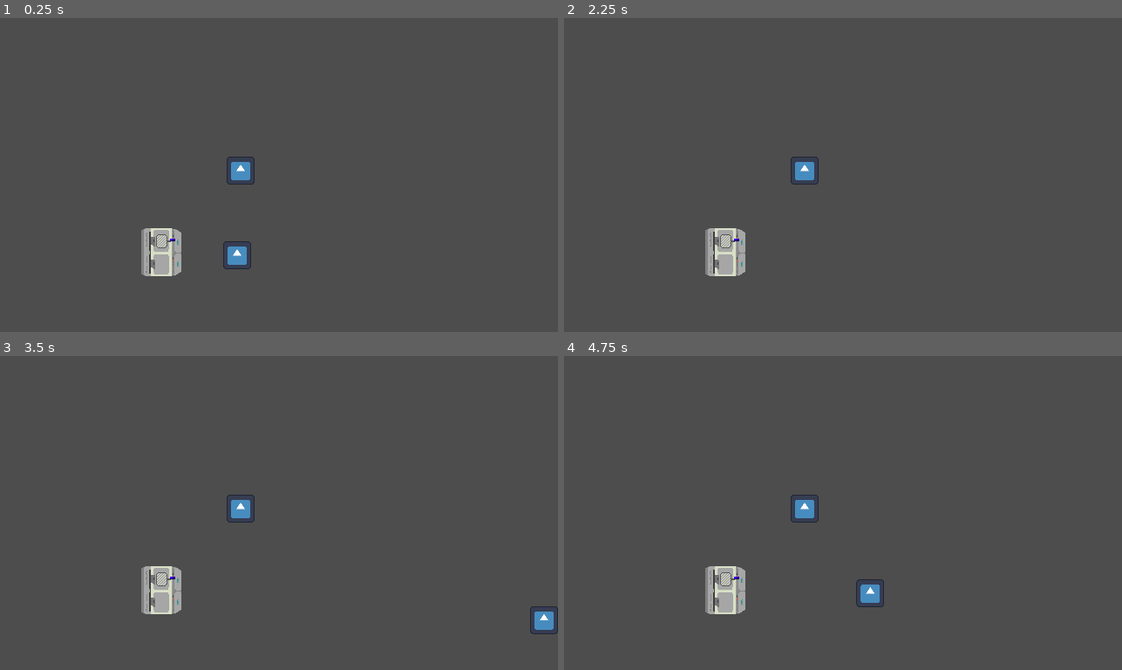
Above: before the commit, frames 1-4 (two rows, left to right).
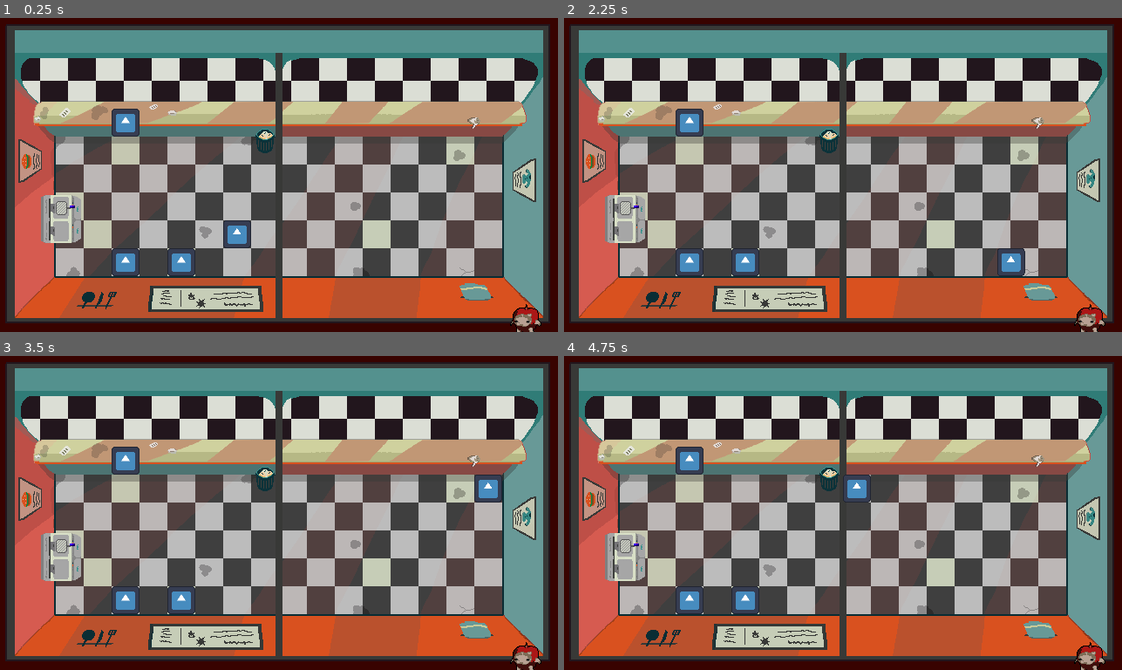
Above: after the commit, the same moments.

Repository: ElJulioGG/GHOST-GAME
Game: Godot game, scene res://scenes/test.tscn
The game is run twice, just before and just after one commit, with the same random seed, the same clock (stepped at 60 frames per second) and the same inputs. The project has no main scene, so this scene is started directly. The engine's default icon, where the game draws it, is replaced by a stand-in: a white triangle on a blue panel in a dark square.
Inputs:
- Up to frame 1 (0.25 s): no input
- Up to frame 2 (2.25 s): tap Enter at 0.5 s; hold Right (move_right) 0.53-1.28 s; tap E (interaction) at 0.6, 1.35, 2.1 s; hold Down (move_down) 1.28-2.03 s; hold Right (move_right) from 2.03 s (still down)
- Up to frame 3 (3.5 s): tap Space at 2.75 s; release Right (move_right) at 2.78 s; hold Up (move_up) from 2.78 s (still down); tap E (interaction) at 2.85 s
- Up to frame 4 (4.75 s): release Up (move_up) at 3.53 s; hold Left (move_left) from 3.53 s (still down); tap E (interaction) at 3.6, 4.35 s

The runs differ from the first frame. In frame 1, 77% of the frame differs, in the area x 0-100%, y 0-100%; in frame 2, 77%; in frame 3, 77%; in frame 4, 77%.

Commit message:
retoques para minjuegos

Diff:
--- a/ghostgame/primitive_minigame.gd
+++ /dev/null
@@ -1,33 +0,0 @@
-extends Node2D
-
-@export_category("nodos necesarios")
-@export var _excededTimer: Timer
-@export var _completedTimer: Timer
-@export var _xButton: Button
-@export var _heladoButton: Button
-
-func _on_button_2_button_up() -> void:
-	print("dejado de presionar")
-	print(_excededTimer.time_left)
-	_excededTimer.paused = true
-	_completedTimer.paused = true
-
-
-func _on_button_2_button_down() -> void:
-	_excededTimer.start()
-	_completedTimer.start()
-	print("helado")
-
-
-func _on_progress_timer_timeout() -> void:
-	print("chorreao")
-	_heladoButton.disabled = true
-
-
-
-func _on_completed_timer_timeout() -> void:
-	print("helado lleno") # Replace with function body.
-
-
-func _on_x_button_pressed() -> void:
-	pass # Replace with function body.
--- a/ghostgame/project.godot
+++ b/ghostgame/project.godot
@@ -22,7 +22,7 @@
 
 window/size/viewport_width=640
 window/size/viewport_height=360
-window/size/mode=4
+window/size/mode=1
 window/size/resizable=false
 window/stretch/mode="canvas_items"
 
--- a/ghostgame/scenes/button.gd
+++ /dev/null
@@ -1,5 +0,0 @@
-extends Button
-@onready var overlay_screen = $Overlay
-
-func isPressed():
-	overlay_screen.hide();
--- /dev/null
+++ b/ghostgame/scenes/interactables/burgertory/burger_stand.tscn
@@ -0,0 +1,36 @@
+[gd_scene load_steps=6 format=3 uid="uid://bbsufspuw6h2y"]
+
+[ext_resource type="Script" uid="uid://dprft56vqf56a" path="res://scenes/interactables/burgertory/burger_stand_extension.gd" id="1_350r3"]
+[ext_resource type="PackedScene" uid="uid://smhr0ykk4md0" path="res://scenes/minigames/burger_mingame.tscn" id="2_g4ga3"]
+[ext_resource type="Texture2D" uid="uid://c2vrxx51010m6" path="res://icon.svg" id="3_rpib4"]
+
+[sub_resource type="RectangleShape2D" id="RectangleShape2D_i8ya4"]
+size = Vector2(30, 30)
+
+[sub_resource type="SpriteFrames" id="SpriteFrames_i8ya4"]
+animations = [{
+"frames": [{
+"duration": 1.0,
+"texture": ExtResource("3_rpib4")
+}],
+"loop": true,
+"name": &"default",
+"speed": 5.0
+}]
+
+[node name="BurgerStand" type="Area2D"]
+collision_layer = 2
+script = ExtResource("1_350r3")
+_minigameScene = ExtResource("2_g4ga3")
+
+[node name="InteractableHitbox" type="CollisionShape2D" parent="."]
+position = Vector2(0, -32)
+shape = SubResource("RectangleShape2D_i8ya4")
+debug_color = Color(0.298042, 0.0531237, 0, 0.42)
+
+[node name="InteractableAnimsprite" type="AnimatedSprite2D" parent="."]
+scale = Vector2(0.25, 0.25)
+sprite_frames = SubResource("SpriteFrames_i8ya4")
+
+[connection signal="body_entered" from="." to="." method="_on_body_entered"]
+[connection signal="body_exited" from="." to="." method="_on_body_exited"]
--- /dev/null
+++ b/ghostgame/scenes/interactables/burgertory/burger_stand_extension.gd
@@ -0,0 +1,36 @@
+extends Interactable
+
+@export_category("Burger stand")
+@export var _minigameScene : PackedScene
+var _minigameRef = null
+
+func _call_burger_minigame() -> void:
+	if globalScript._currentPlayer._currentPickup != null:
+		return
+
+	globalScript._currentPlayer._canAct = false
+	print("calling burger minigame...")
+
+	var newMinigame = _minigameScene.instantiate()
+	self.add_child(newMinigame)
+	_minigameRef = newMinigame
+	_minigameRef._interactableParent = self
+	_minigameRef.global_position = Vector2(144,280)
+
+func _burger_minigame_over(value : int)-> void:
+
+	match value:
+		0:
+			print("nada pasa!")
+		1:
+			print("minijuego bueno")
+		2:
+			print("minijuego malo")
+
+	self.remove_child(_minigameRef)
+	_minigameRef.queue_free()
+	globalScript._currentPlayer._canAct = true
+	_canInteract = true
+
+func _ready() -> void:
+	_whenInteracted = _call_burger_minigame
--- a/ghostgame/scenes/interactables/burgertory/fryer_extension.gd
+++ b/ghostgame/scenes/interactables/burgertory/fryer_extension.gd
@@ -4,17 +4,17 @@
 @export var _fryTimer : Timer
 @export var _burnTimer : Timer
 
-@export var _onTime : bool = true
+@export var _onTime : bool = false
 
 func _start_frying() -> void:
 	_animSprite.play("frying")
-	_onTime = true
 	_fryTimer.start()
 	# instantiate progress bar, give it same time as fry timer
 
 func _on_fryer_timer_timeout() -> void:
 	_animSprite.play("goodFries")
 	_burnTimer.start()
+	_onTime = true
 	_whenInteracted = _pickup_fries
 	_canInteract = true
 
--- /dev/null
+++ b/ghostgame/scenes/interactables/burgertory/icecream_machine.tscn
@@ -0,0 +1,36 @@
+[gd_scene load_steps=6 format=3 uid="uid://ddigs7cuc7snn"]
+
+[ext_resource type="Script" uid="uid://o0g2561np48k" path="res://scenes/interactables/burgertory/icecream_machine_extension.gd" id="1_hxouw"]
+[ext_resource type="Texture2D" uid="uid://c2vrxx51010m6" path="res://icon.svg" id="2_5tqog"]
+[ext_resource type="PackedScene" uid="uid://dmdr3rcdoig81" path="res://scenes/minigames/icecream_minigame.tscn" id="2_s3ahi"]
+
+[sub_resource type="RectangleShape2D" id="RectangleShape2D_i8ya4"]
+size = Vector2(30, 30)
+
+[sub_resource type="SpriteFrames" id="SpriteFrames_i8ya4"]
+animations = [{
+"frames": [{
+"duration": 1.0,
+"texture": ExtResource("2_5tqog")
+}],
+"loop": true,
+"name": &"default",
+"speed": 5.0
+}]
+
+[node name="IceCreamMachine" type="Area2D"]
+collision_layer = 2
+script = ExtResource("1_hxouw")
+_minigameScene = ExtResource("2_s3ahi")
+
+[node name="InteractableHitbox" type="CollisionShape2D" parent="."]
+position = Vector2(0, -32)
+shape = SubResource("RectangleShape2D_i8ya4")
+debug_color = Color(0.922405, 0.733445, 0.573057, 0.42)
+
+[node name="InteractableAnimsprite" type="AnimatedSprite2D" parent="."]
+scale = Vector2(0.25, 0.25)
+sprite_frames = SubResource("SpriteFrames_i8ya4")
+
+[connection signal="body_entered" from="." to="." method="_on_body_entered"]
+[connection signal="body_exited" from="." to="." method="_on_body_exited"]
--- /dev/null
+++ b/ghostgame/scenes/interactables/burgertory/icecream_machine_extension.gd
@@ -0,0 +1,36 @@
+extends Interactable
+
+@export_category("Icecream Machine")
+@export var _minigameScene : PackedScene
+var _minigameRef = null
+
+func _call_icecream_minigame() -> void:
+	if globalScript._currentPlayer._currentPickup != null:
+		return
+
+	globalScript._currentPlayer._canAct = false
+	print("calling icecream minigame...")
+
+	var newMinigame = _minigameScene.instantiate()
+	self.add_child(newMinigame)
+	_minigameRef = newMinigame
+	_minigameRef._interactableParent = self
+
+
+func _icecream_minigame_over(value : int) -> void:
+
+	match value:
+		0:
+			print("nada pasa!")
+		1:
+			print("minijuego bueno")
+		2:
+			print("minijuego malo")
+
+	self.remove_child(_minigameRef)
+	_minigameRef.queue_free()
+	globalScript._currentPlayer._canAct = true
+	_canInteract = true
+
+func _ready() -> void:
+	_whenInteracted = _call_icecream_minigame
--- /dev/null
+++ b/ghostgame/scenes/interactables/trashcan/trashcan.tscn
@@ -0,0 +1,41 @@
+[gd_scene load_steps=5 format=3 uid="uid://c5s8cnpcmkixs"]
+
+[ext_resource type="Script" uid="uid://dyqd00her1l30" path="res://scenes/interactables/trashcan/trashcan_extension.gd" id="1_rv8qf"]
+[ext_resource type="Texture2D" uid="uid://dupa8ojs7qbnm" path="res://Assets/burgatorio-borrador/otros/basuraa.png" id="2_rv8qf"]
+
+[sub_resource type="RectangleShape2D" id="RectangleShape2D_i8ya4"]
+size = Vector2(30, 30)
+
+[sub_resource type="SpriteFrames" id="SpriteFrames_rv8qf"]
+animations = [{
+"frames": [{
+"duration": 1.0,
+"texture": ExtResource("2_rv8qf")
+}],
+"loop": true,
+"name": &"default",
+"speed": 5.0
+}]
+
+[node name="TrashCan" type="Area2D"]
+collision_layer = 2
+script = ExtResource("1_rv8qf")
+
+[node name="InteractableHitbox" type="CollisionShape2D" parent="."]
+position = Vector2(32, 0)
+shape = SubResource("RectangleShape2D_i8ya4")
+debug_color = Color(0.995197, 0, 0.209435, 0.42)
+
+[node name="InteractableHitbox2" type="CollisionShape2D" parent="."]
+position = Vector2(0, 32)
+shape = SubResource("RectangleShape2D_i8ya4")
+debug_color = Color(0.995197, 0, 0.209435, 0.42)
+
+[node name="InteractableAnimsprite" type="AnimatedSprite2D" parent="."]
+texture_filter = 1
+position = Vector2(-11, 0)
+rotation = -1.5708
+sprite_frames = SubResource("SpriteFrames_rv8qf")
+
+[connection signal="body_entered" from="." to="." method="_on_body_entered"]
+[connection signal="body_exited" from="." to="." method="_on_body_exited"]
--- /dev/null
+++ b/ghostgame/scenes/interactables/trashcan/trashcan_extension.gd
@@ -0,0 +1,12 @@
+extends Interactable
+
+
+func _recieve_trash():
+	if globalScript._currentPlayer._currentPickup != null:
+		globalScript._currentPlayer.remove_child(globalScript._currentPlayer._currentPickup)
+		globalScript._currentPlayer._currentPickup = null
+
+	_canInteract = true
+
+func _ready() -> void:
+	_whenInteracted = _recieve_trash
--- a/ghostgame/scenes/make_burguer.tscn
+++ b/ghostgame/scenes/minigames/burger_mingame.tscn
@@ -1,9 +1,12 @@
-[gd_scene load_steps=2 format=3 uid="uid://smhr0ykk4md0"]
+[gd_scene load_steps=3 format=3 uid="uid://smhr0ykk4md0"]
 
-[ext_resource type="Script" uid="uid://fuds11c1uutg" path="res://make_burguer.gd" id="1_ji5cu"]
+[ext_resource type="Script" uid="uid://fuds11c1uutg" path="res://scenes/minigames/burger_minigame_script.gd" id="1_h8i3f"]
+
+[sub_resource type="StyleBoxFlat" id="StyleBoxFlat_ji5cu"]
+bg_color = Color(0, 0, 0, 1)
 
 [node name="makeBurguer" type="Node2D" node_paths=PackedStringArray("_excededTimer", "_completedTimer", "_xButton", "_cookButton", "_hambButton", "_lechuButton", "_tomButton", "_quesButton")]
-script = ExtResource("1_ji5cu")
+script = ExtResource("1_h8i3f")
 _excededTimer = NodePath("QuemadoTimer")
 _completedTimer = NodePath("CocidoTimer")
 _xButton = NodePath("XButton")
@@ -12,6 +15,20 @@
 _lechuButton = NodePath("Lechuga")
 _tomButton = NodePath("Tomate")
 _quesButton = NodePath("Queso")
+
+[node name="Panel" type="Panel" parent="."]
+offset_left = -10.0
+offset_top = -10.0
+offset_right = 849.0
+offset_bottom = 489.0
+
+[node name="Panel2" type="Panel" parent="Panel"]
+layout_mode = 0
+offset_left = 110.0
+offset_top = 60.0
+offset_right = 526.0
+offset_bottom = 316.0
+theme_override_styles/panel = SubResource("StyleBoxFlat_ji5cu")
 
 [node name="QuemadoTimer" type="Timer" parent="."]
 wait_time = 18.0
--- a/ghostgame/make_burguer.gd
+++ b/ghostgame/scenes/minigames/burger_minigame_script.gd
@@ -11,6 +11,7 @@
 @export var _quesButton: Button
 
 var compl = 0
+var _interactableParent : Interactable
 
 var ingredientes: Array[String] = ["tomate", "queso", "hamburguesa", "lechuga"]
 var lista: Array[String] = []
--- /dev/null
+++ b/ghostgame/scenes/minigames/icecream_minigame.tscn
@@ -0,0 +1,59 @@
+[gd_scene load_steps=3 format=3 uid="uid://dmdr3rcdoig81"]
+
+[ext_resource type="Script" uid="uid://bmpxy73qbhunb" path="res://scenes/minigames/icecream_minigame_script.gd" id="1_dq53i"]
+
+[sub_resource type="StyleBoxFlat" id="StyleBoxFlat_gnnud"]
+bg_color = Color(0, 0, 0, 1)
+
+[node name="PrimitiveMinigame" type="Node2D" node_paths=PackedStringArray("_excededTimer", "_completedTimer", "_closeButton", "_fillButton")]
+script = ExtResource("1_dq53i")
+_excededTimer = NodePath("ExcededTimer")
+_completedTimer = NodePath("CompletedTimer")
+_closeButton = NodePath("CanvasLayer/Panel/Panel/CloseButton")
+_fillButton = NodePath("CanvasLayer/Panel/Panel/FillButton")
+
+[node name="CanvasLayer" type="CanvasLayer" parent="."]
+
+[node name="Panel" type="Panel" parent="CanvasLayer"]
+offset_left = -10.0
+offset_top = -10.0
+offset_right = 849.0
+offset_bottom = 489.0
+
+[node name="Panel" type="Panel" parent="CanvasLayer/Panel"]
+layout_mode = 0
+offset_left = 110.0
+offset_top = 60.0
+offset_right = 526.0
+offset_bottom = 316.0
+theme_override_styles/panel = SubResource("StyleBoxFlat_gnnud")
+
+[node name="CloseButton" type="Button" parent="CanvasLayer/Panel/Panel"]
+layout_mode = 0
+offset_left = 85.0
+offset_top = 68.0
+offset_right = 116.0
+offset_bottom = 99.0
+text = "X"
+
+[node name="FillButton" type="Button" parent="CanvasLayer/Panel/Panel"]
+layout_mode = 0
+offset_left = 103.0
+offset_top = 20.0
+offset_right = 166.0
+offset_bottom = 51.0
+text = "Helado"
+
+[node name="ExcededTimer" type="Timer" parent="."]
+wait_time = 2.0
+one_shot = true
+
+[node name="CompletedTimer" type="Timer" parent="."]
+wait_time = 3.0
+one_shot = true
+
+[connection signal="pressed" from="CanvasLayer/Panel/Panel/CloseButton" to="." method="_on_close_button_pressed"]
+[connection signal="button_down" from="CanvasLayer/Panel/Panel/FillButton" to="." method="_on_fill_button_button_down"]
+[connection signal="button_up" from="CanvasLayer/Panel/Panel/FillButton" to="." method="_on_fill_button_button_up"]
+[connection signal="timeout" from="ExcededTimer" to="." method="_on_exceded_timer_timeout"]
+[connection signal="timeout" from="CompletedTimer" to="." method="_on_completed_timer_timeout"]
--- /dev/null
+++ b/ghostgame/scenes/minigames/icecream_minigame_script.gd
@@ -0,0 +1,46 @@
+extends Node2D
+
+@export_category("nodos necesarios")
+@export var _excededTimer: Timer
+@export var _completedTimer: Timer
+@export var _closeButton: Button
+@export var _fillButton: Button
+var _state : int = 0
+
+var _interactableParent : Interactable = null
+
+func _on_fill_button_button_down() -> void:
+	print("inicio de helado")
+	_completedTimer.start()
+
+func _on_fill_button_button_up() -> void:
+	_check_status()
+
+func _on_completed_timer_timeout() -> void:
+	_state = 1
+	_excededTimer.start()
+
+func _on_exceded_timer_timeout() -> void:
+	_state = 2
+	_check_status()
+
+func _check_status() -> void:
+	print("fin de helado")
+	_completedTimer.stop()
+	_excededTimer.stop()
+	_fillButton.disabled = true
+
+	match _state:
+		0:
+			_interactableParent._icecream_minigame_over(0)
+		1:
+			_interactableParent._icecream_minigame_over(1)
+		2:
+			_interactableParent._icecream_minigame_over(2)
+
+
+func _on_close_button_pressed() -> void:
+	_completedTimer.stop()
+	_excededTimer.stop()
+	_fillButton.disabled = true
+	_interactableParent._icecream_minigame_over(0)
--- a/ghostgame/scenes/player/player_scene.tscn
+++ b/ghostgame/scenes/player/player_scene.tscn
@@ -15,13 +15,33 @@
 "loop": true,
 "name": &"debug",
 "speed": 5.0
+}, {
+"frames": [],
+"loop": true,
+"name": &"move_down",
+"speed": 5.0
+}, {
+"frames": [],
+"loop": true,
+"name": &"move_left",
+"speed": 5.0
+}, {
+"frames": [],
+"loop": true,
+"name": &"move_right",
+"speed": 5.0
+}, {
+"frames": [],
+"loop": true,
+"name": &"move_up",
+"speed": 5.0
 }]
 
 [node name="Player" type="CharacterBody2D" node_paths=PackedStringArray("_hitbox", "_animSprite", "_rcUp", "_rcDown", "_rcRight", "_rcLeft")]
 collision_mask = 6
 script = ExtResource("1_mr4qx")
 _hitbox = NodePath("PlayerHitbox")
-_animSprite = NodePath("AnimatedSprite2D")
+_animSprite = NodePath("PlayerAnimsprite")
 _rcUp = NodePath("RayCastUP")
 _rcDown = NodePath("RayCastDown")
 _rcRight = NodePath("RayCastRight")
@@ -31,10 +51,12 @@
 shape = SubResource("RectangleShape2D_mr4qx")
 debug_color = Color(0.989938, 0, 0.284464, 0.42)
 
-[node name="AnimatedSprite2D" type="AnimatedSprite2D" parent="."]
+[node name="PlayerAnimsprite" type="AnimatedSprite2D" parent="."]
+texture_filter = 1
 scale = Vector2(0.25, 0.25)
 sprite_frames = SubResource("SpriteFrames_mr4qx")
 animation = &"debug"
+frame_progress = 0.650993
 
 [node name="RayCastUP" type="RayCast2D" parent="."]
 target_position = Vector2(0, -32)
--- a/ghostgame/scenes/player/player_script.gd
+++ b/ghostgame/scenes/player/player_script.gd
@@ -13,6 +13,8 @@
 var _movementTween : Tween
 var _currentInteractable : Interactable = null
 var _currentPickup : Pickup = null
+
+var _canAct : bool = true
 
 ################################ Visual ################################
 
@@ -90,5 +92,9 @@
 ################################# Physics Process #################################
 
 func _physics_process(delta: float) -> void:
+
+	if not _canAct:
+		return
+
 	_calculate_movement()
 	_check_interaction()
--- a/ghostgame/scenes/primitive_minigame.tscn
+++ /dev/null
@@ -1,38 +0,0 @@
-[gd_scene load_steps=2 format=3 uid="uid://dmdr3rcdoig81"]
-
-[ext_resource type="Script" uid="uid://bmpxy73qbhunb" path="res://primitive_minigame.gd" id="1_gnnud"]
-
-[node name="PrimitiveMinigame" type="Node2D" node_paths=PackedStringArray("_excededTimer", "_completedTimer", "_xButton", "_heladoButton")]
-script = ExtResource("1_gnnud")
-_excededTimer = NodePath("ExcededTimer")
-_completedTimer = NodePath("CompletedTimer")
-_xButton = NodePath("XButton")
-_heladoButton = NodePath("HeladoButton")
-
-[node name="ExcededTimer" type="Timer" parent="."]
-wait_time = 8.0
-one_shot = true
-
-[node name="XButton" type="Button" parent="."]
-offset_left = 53.0
-offset_top = 25.0
-offset_right = 84.0
-offset_bottom = 56.0
-text = "X"
-
-[node name="HeladoButton" type="Button" parent="."]
-offset_left = 147.0
-offset_top = 52.0
-offset_right = 210.0
-offset_bottom = 83.0
-text = "Helado"
-
-[node name="CompletedTimer" type="Timer" parent="."]
-wait_time = 7.0
-one_shot = true
-
-[connection signal="timeout" from="ExcededTimer" to="." method="_on_progress_timer_timeout"]
-[connection signal="pressed" from="XButton" to="." method="_on_x_button_pressed"]
-[connection signal="button_down" from="HeladoButton" to="." method="_on_button_2_button_down"]
-[connection signal="button_up" from="HeladoButton" to="." method="_on_button_2_button_up"]
-[connection signal="timeout" from="CompletedTimer" to="." method="_on_completed_timer_timeout"]
--- a/ghostgame/scenes/test.tscn
+++ b/ghostgame/scenes/test.tscn
@@ -1,16 +1,77 @@
-[gd_scene load_steps=4 format=3 uid="uid://vhwknpbt6o5u"]
+[gd_scene load_steps=13 format=3 uid="uid://vhwknpbt6o5u"]
 
 [ext_resource type="PackedScene" uid="uid://bgf14ja037s15" path="res://scenes/player/player_scene.tscn" id="1_errlg"]
+[ext_resource type="Texture2D" uid="uid://okyej7bvvjso" path="res://Assets/Backgrounds/BASE MC FANTASMA(1).png" id="1_lpvoh"]
 [ext_resource type="PackedScene" uid="uid://dqaae122iqax5" path="res://scenes/interactables/burgertory/fryer.tscn" id="2_bl13t"]
 [ext_resource type="PackedScene" uid="uid://b0cviker8absv" path="res://scenes/interactables/reception_desk/reception_desk.tscn" id="3_iyx0m"]
+[ext_resource type="PackedScene" uid="uid://c5s8cnpcmkixs" path="res://scenes/interactables/trashcan/trashcan.tscn" id="4_74lek"]
+[ext_resource type="PackedScene" uid="uid://ddigs7cuc7snn" path="res://scenes/interactables/burgertory/icecream_machine.tscn" id="6_lpvoh"]
+[ext_resource type="PackedScene" uid="uid://bbsufspuw6h2y" path="res://scenes/interactables/burgertory/burger_stand.tscn" id="7_at5dv"]
+
+[sub_resource type="RectangleShape2D" id="RectangleShape2D_j5jx5"]
+size = Vector2(32, 1000)
+
+[sub_resource type="RectangleShape2D" id="RectangleShape2D_lpvoh"]
+size = Vector2(32, 1000)
+
+[sub_resource type="RectangleShape2D" id="RectangleShape2D_jcd4p"]
+size = Vector2(32, 1000)
+
+[sub_resource type="RectangleShape2D" id="RectangleShape2D_uacia"]
+size = Vector2(32, 1000)
+
+[sub_resource type="RectangleShape2D" id="RectangleShape2D_yk7ts"]
+size = Vector2(10, 1000)
 
 [node name="Test" type="Node2D"]
 
+[node name="Background" type="Sprite2D" parent="."]
+texture_filter = 1
+position = Vector2(320, 180)
+texture = ExtResource("1_lpvoh")
+
+[node name="Statics" type="StaticBody2D" parent="."]
+position = Vector2(71, 264)
+collision_layer = 4
+collision_mask = 5
+
+[node name="Col1" type="CollisionShape2D" parent="Statics"]
+position = Vector2(-25, -107)
+shape = SubResource("RectangleShape2D_j5jx5")
+
+[node name="Col2" type="CollisionShape2D" parent="Statics"]
+position = Vector2(170, 50)
+rotation = -1.57079
+shape = SubResource("RectangleShape2D_lpvoh")
+
+[node name="Col4" type="CollisionShape2D" parent="Statics"]
+position = Vector2(523, -107)
+shape = SubResource("RectangleShape2D_jcd4p")
+
+[node name="Col5" type="CollisionShape2D" parent="Statics"]
+position = Vector2(249, -144)
+rotation = 1.5708
+shape = SubResource("RectangleShape2D_uacia")
+
+[node name="Col6" type="CollisionShape2D" parent="Statics"]
+position = Vector2(249, -532)
+shape = SubResource("RectangleShape2D_yk7ts")
+
 [node name="Player" parent="." instance=ExtResource("1_errlg")]
-position = Vector2(272, 272)
+position = Vector2(272, 248)
+
+[node name="ReceptionDesk" parent="." instance=ExtResource("3_iyx0m")]
+position = Vector2(144, 120)
 
 [node name="Fryer" parent="." instance=ExtResource("2_bl13t")]
-position = Vector2(186, 269)
+position = Vector2(71, 231)
 
-[node name="ReceptionDesk" parent="." instance=ExtResource("3_iyx0m")]
-position = Vector2(276, 175)
+[node name="TrashCan" parent="." instance=ExtResource("4_74lek")]
+position = Vector2(304, 152)
+rotation = 1.5708
+
+[node name="IceCreamMachine" parent="." instance=ExtResource("6_lpvoh")]
+position = Vector2(144, 280)
+
+[node name="BurgerStand" parent="." instance=ExtResource("7_at5dv")]
+position = Vector2(208, 280)
Binary file added: ghostgame/Assets/Backgrounds/BASE MC FANTASMA(1).png
Not shown, added: ghostgame/Assets/Backgrounds/BASE MC FANTASMA(1).png.import
Binary file added: ghostgame/Assets/Backgrounds/BASE MC FANTASMA.png
Not shown, added: ghostgame/Assets/Backgrounds/BASE MC FANTASMA.png.import
Binary file added: ghostgame/Assets/HUD/timer/pixil-frame-0 (10).png
Not shown, added: ghostgame/Assets/HUD/timer/pixil-frame-0 (10).png.import
Binary file added: ghostgame/Assets/HUD/timer/pixil-frame-0 (11).png
Not shown, added: ghostgame/Assets/HUD/timer/pixil-frame-0 (11).png.import
Binary file added: ghostgame/Assets/HUD/timer/pixil-frame-0 (12).png
Not shown, added: ghostgame/Assets/HUD/timer/pixil-frame-0 (12).png.import
Binary file added: ghostgame/Assets/HUD/timer/pixil-frame-0 (13).png
Not shown, added: ghostgame/Assets/HUD/timer/pixil-frame-0 (13).png.import
(and 58 more such lines)
